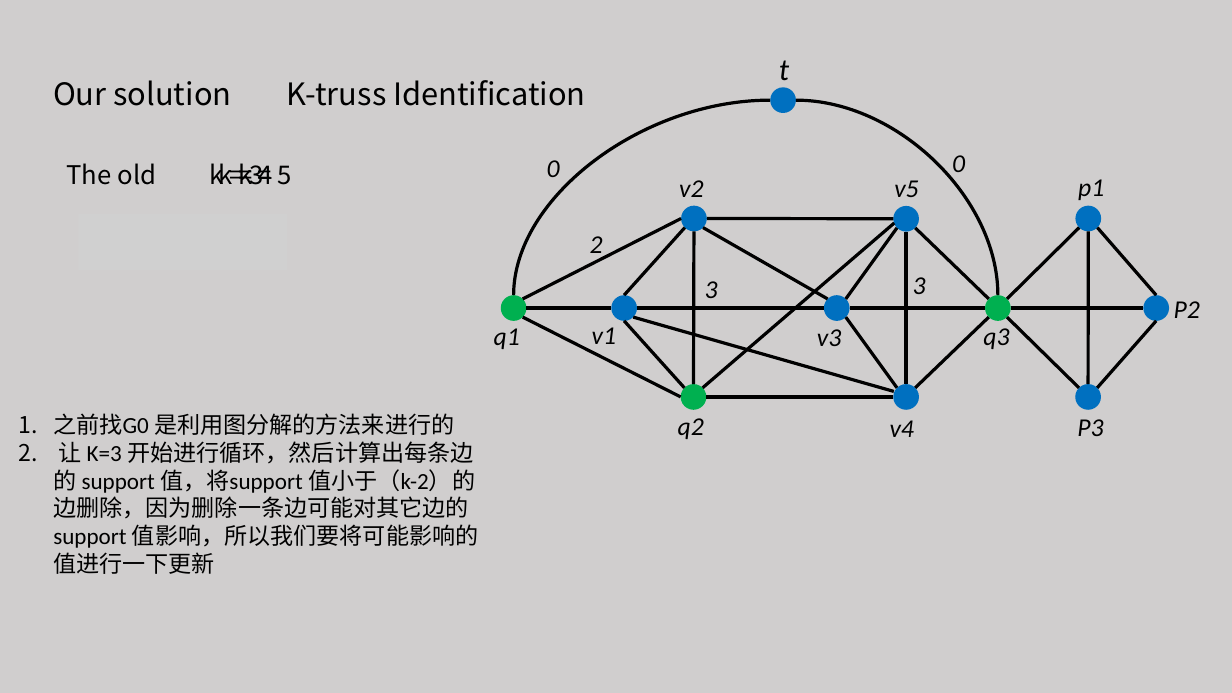
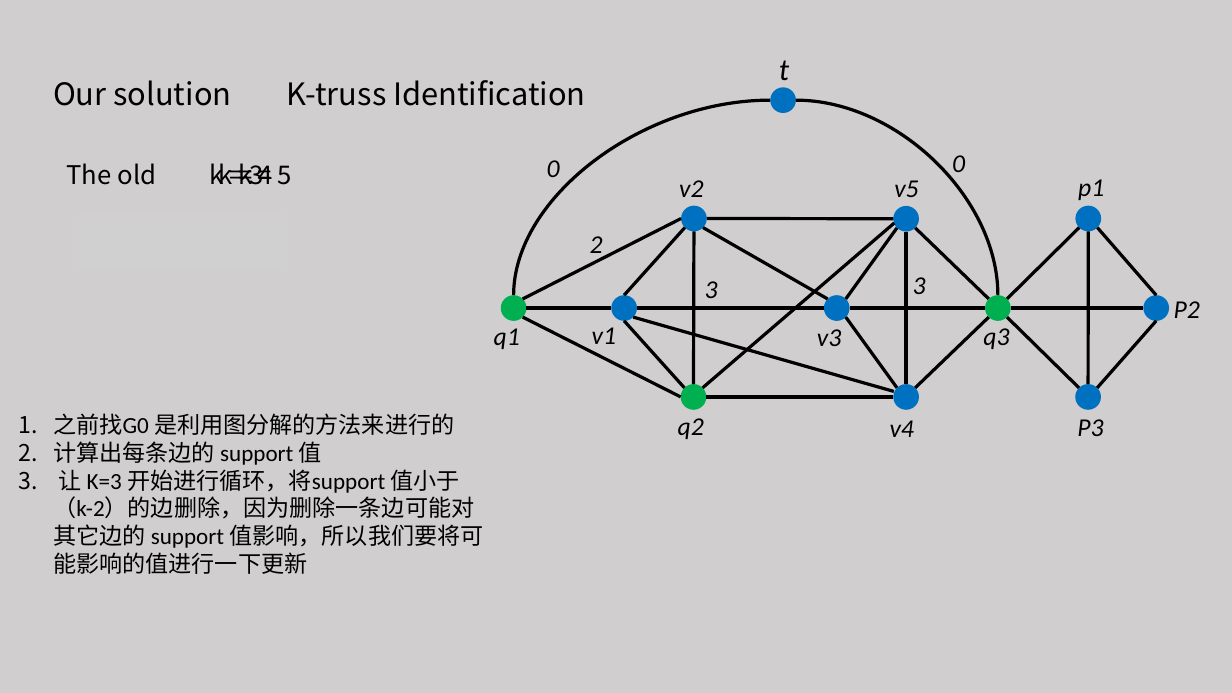
Before and after one commit to tianzhuwei/PPT, a slide deck: slide 9 of Approximate Closest Community Search in Networks.pptx. Drawn at 1232x693 pixels with LibreOffice and Linux fonts; fonts in the diff are those of the drawing; grey boxes stand for pictures. Boxes give left, top, right and bottom in pixels: in the first picture for what was removed or moved away, otherwise in the second. Text is boxed around its words. In the diff, an @@ line names an element or a change of style, - is before the commit and + after.

Commit message:
complete 2

```diff
--- a/Approximate Closest Community Search in Networks.pptx
+++ b/Approximate Closest Community Search in Networks.pptx
@@ text at box(53, 441, 483, 574): text changed @@
-2. 让 K=3 开始进行循环，然后计算出每条边的 support 值，将support 值小于（k-2）的边删除，因为删除一条边可能对其它边的 support 值影响，所以我们要将可能影响的值进行一下更新
+2. 计算出每条边的 support 值
+3. 让 K=3 开始进行循环，将support 值小于（k-2）的边删除，因为删除一条边可能对其它边的 support 值影响，所以我们要将可能影响的值进行一下更新
```
Also in this commit, not shown: 9 other slides changed, 1 slide added, 2 slides removed.
